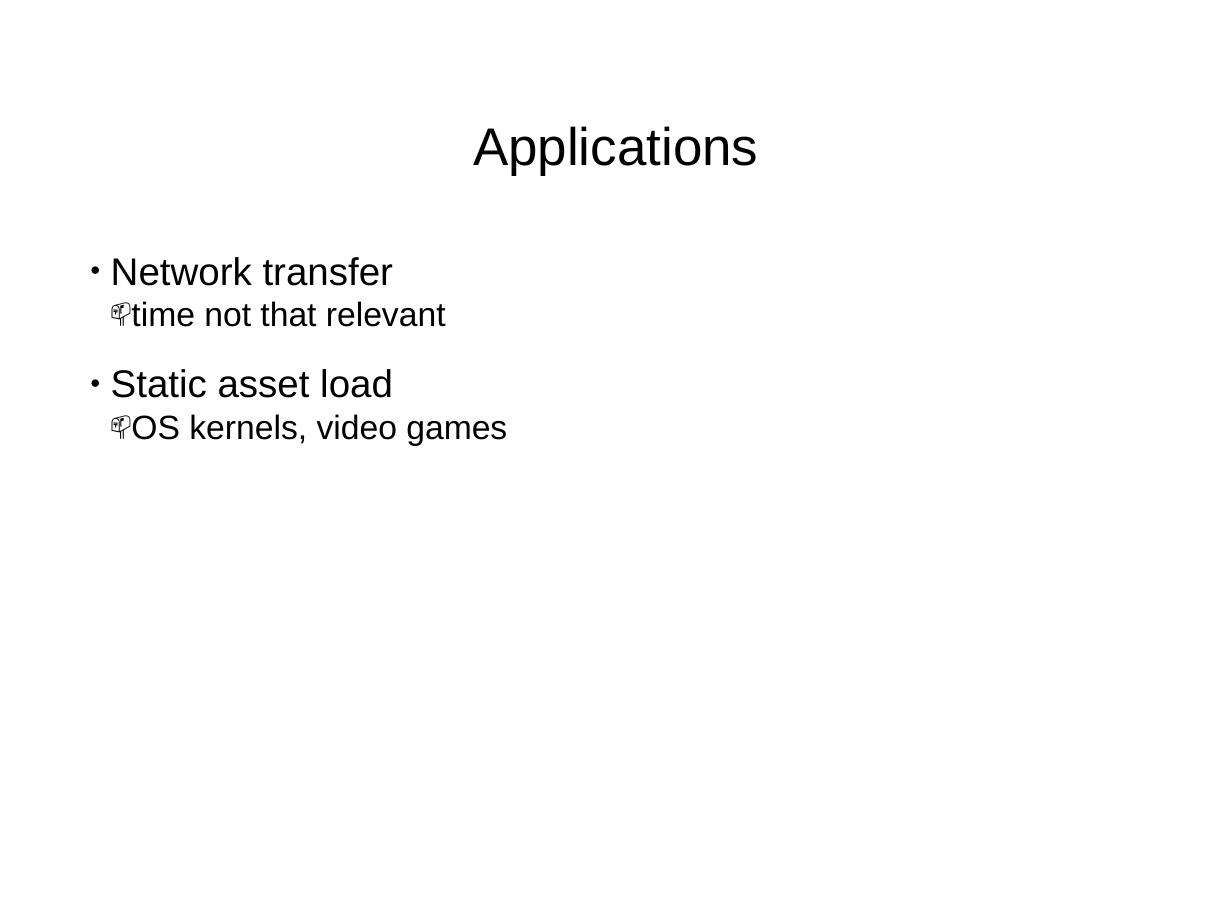
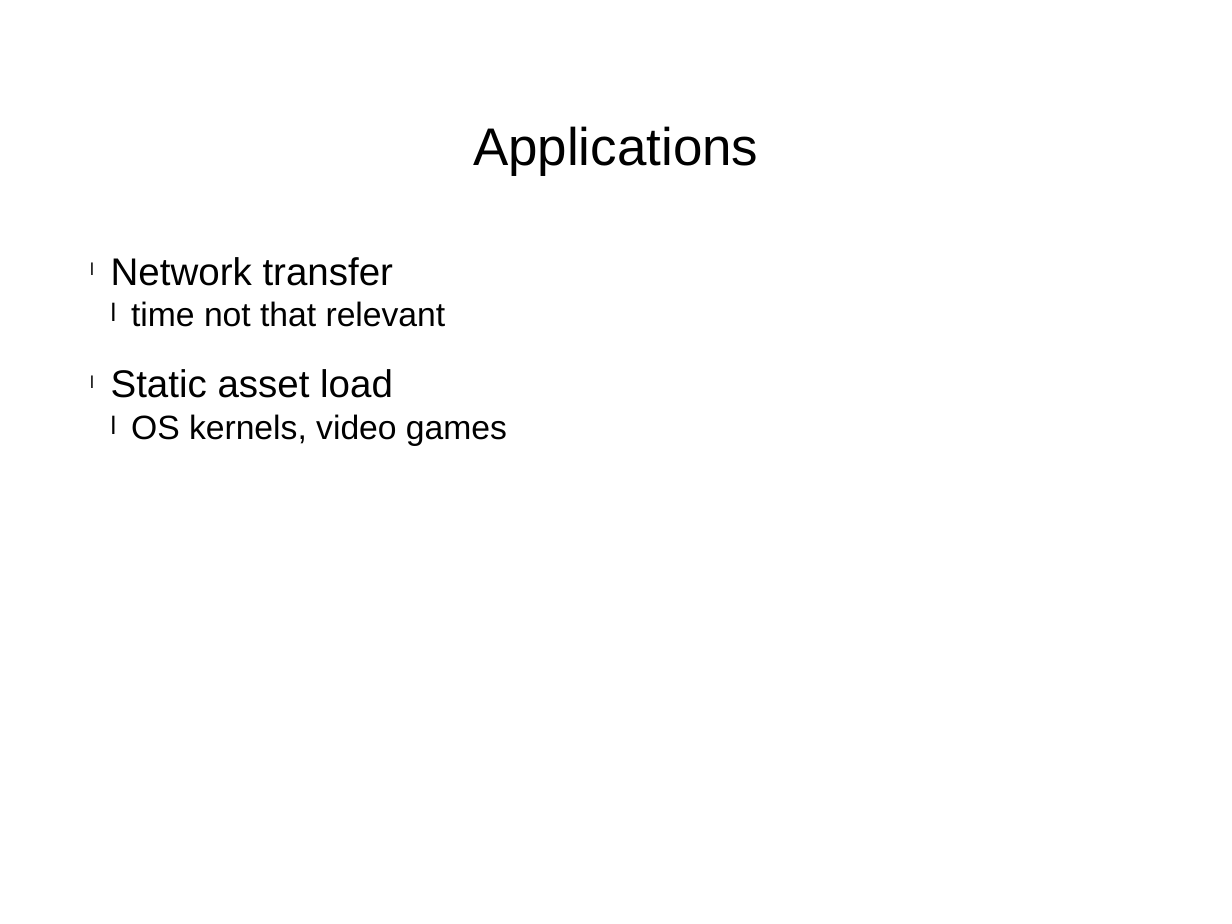
Before and after one commit to fredrikpe/lz4gzip, a slide deck: slide 11 of presentation_part1.pptx. Drawn at 1232x924 pixels with LibreOffice and Linux fonts; fonts in the diff are those of the drawing. Boxes give left, top, right and bottom in pixels: in the first picture for what was removed or moved away, otherwise in the second. Text is boxed around its words. In the diff, an @@ line names an element or a change of style, - is before the commit and + after.

```diff
--- a/presentation_part1.pptx
+++ b/presentation_part1.pptx
@@ text "Network transfer" at bbox=[111, 257, 507, 446]: bullet ● to l; bullet 📫 to l @@
```
Also in this commit, not shown: 4 other slides changed.
